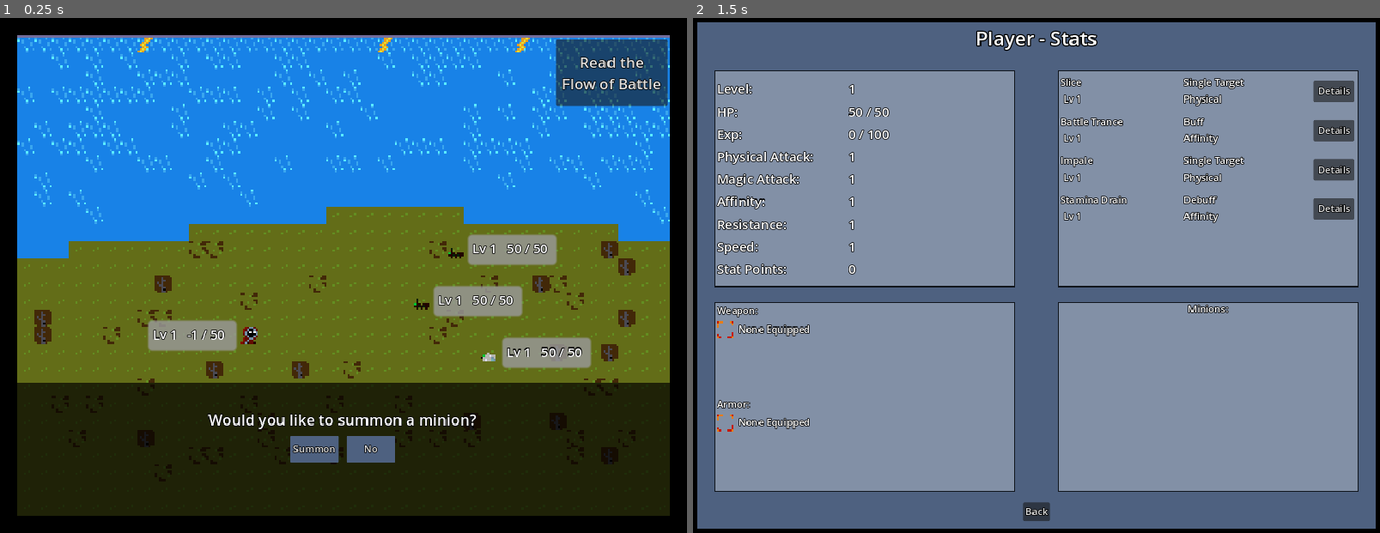
Above: before the commit, frames 1-2 (left to right).
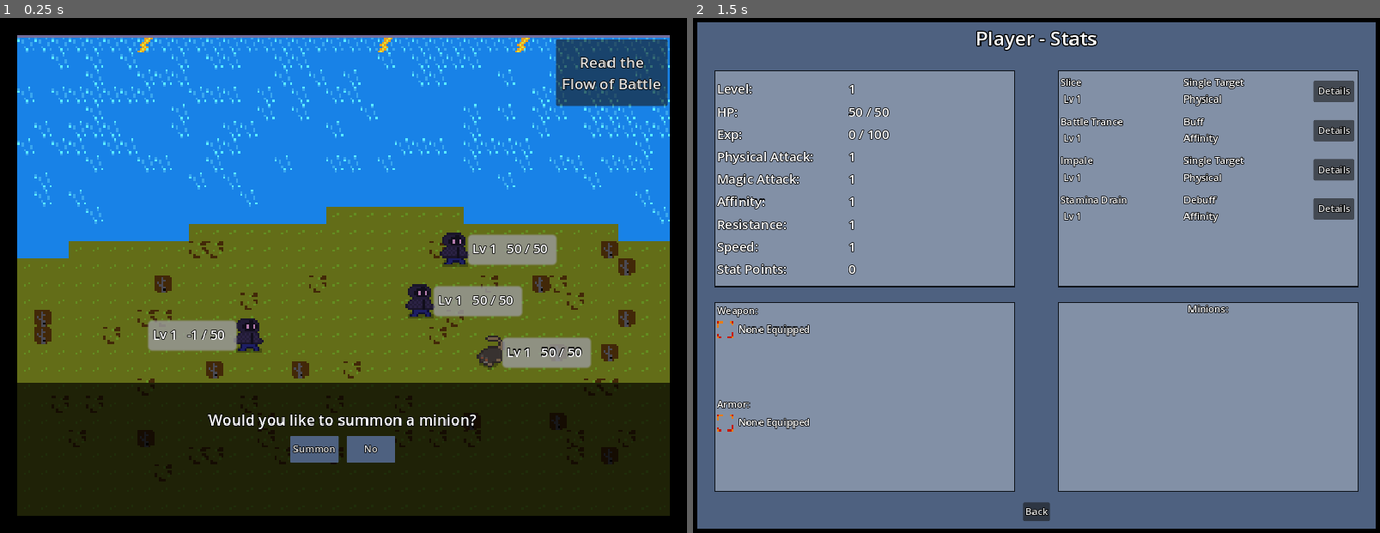
Above: after the commit, the same moments.

Repository: 123outerme/Shards-of-Grandeur
Game: Godot game, scene res://GameScenes/Battle.tscn
Same seed, same stepped clock (60 frames per second), same inputs: the game is played once before the commit and once after it. This scene is started directly instead of the project's main scene.
Inputs (mouse positions are in pixels of both pictures, inside the frame that each line leads up to):
- Up to frame 1 (0.25 s): no input
- Up to frame 2 (1.5 s): click (940, 337) at 0.5 s; click "Summon" at 1.25 s

The runs differ from the first frame. In frame 1, 0.8% of the frame differs, in the area x 34-74%, y 41-69%; in frame 2, nothing differs.

Commit message:
Add battle animations

Diff:
--- a/GameData/Combatants/ant.tres
+++ b/GameData/Combatants/ant.tres
@@ -1,9 +1,8 @@
-[gd_resource type="Resource" script_class="Combatant" load_steps=20 format=3 uid="uid://dak21fe0w5q3m"]
+[gd_resource type="Resource" script_class="Combatant" load_steps=18 format=3 uid="uid://dak21fe0w5q3m"]
 
 [ext_resource type="Resource" uid="uid://bjlcwbjqmmsp0" path="res://GameData/Items/Shard/ant_shard.tres" id="1_1msty"]
 [ext_resource type="Script" path="res://Scripts/Battle/Combatant.gd" id="1_ngepj"]
 [ext_resource type="Script" path="res://Scripts/Reward/Reward.gd" id="1_q0ynk"]
-[ext_resource type="Texture2D" uid="uid://p871kcr0eyx6" path="res://Graphics/SOUVUTU0.png" id="2_mctfp"]
 [ext_resource type="Script" path="res://Scripts/Battle/WeightedThings/WeightedReward.gd" id="2_wwg5g"]
 [ext_resource type="Script" path="res://Scripts/Battle/Stats.gd" id="3_jpupe"]
 [ext_resource type="Resource" uid="uid://jhhxu2gbjenp" path="res://GameData/Items/Armor/standard_issue_mail.tres" id="3_tcx1r"]
@@ -32,10 +31,6 @@
 script = ExtResource("2_wwg5g")
 reward = SubResource("Resource_fgrke")
 weight = 0.2
-
-[sub_resource type="AtlasTexture" id="AtlasTexture_78y7w"]
-atlas = ExtResource("2_mctfp")
-region = Rect2(72, 0, 8, 8)
 
 [sub_resource type="Resource" id="Resource_aus05"]
 script = ExtResource("3_jpupe")
@@ -70,11 +65,11 @@
 
 [resource]
 script = ExtResource("1_ngepj")
-sprite = SubResource("AtlasTexture_78y7w")
 nickname = ""
 stats = SubResource("Resource_aus05")
 currentHp = -1
 aiType = 4
+aiOverrideWeight = 0.35
 equipmentTable = Array[Resource("res://Scripts/Battle/WeightedThings/WeightedEquipment.gd")]([])
 teamTable = Array[ExtResource("4_w518t")]([SubResource("Resource_d55qo"), SubResource("Resource_3il2r"), SubResource("Resource_xdgd7")])
 dropTable = Array[ExtResource("2_wwg5g")]([SubResource("Resource_y24ox"), SubResource("Resource_j0nse")])
--- a/GameData/Combatants/player.tres
+++ b/GameData/Combatants/player.tres
@@ -1,16 +1,12 @@
-[gd_resource type="Resource" script_class="Combatant" load_steps=10 format=3 uid="uid://bpgc37i10vly7"]
+[gd_resource type="Resource" script_class="Combatant" load_steps=9 format=3 uid="uid://bpgc37i10vly7"]
 
 [ext_resource type="Script" path="res://Scripts/Battle/Combatant.gd" id="1_ds8ta"]
-[ext_resource type="Texture2D" uid="uid://p871kcr0eyx6" path="res://Graphics/SOUVUTU0.png" id="2_yfvmc"]
+[ext_resource type="SpriteFrames" uid="uid://gcii401b383q" path="res://Graphics/animations/Player.tres" id="2_rslue"]
 [ext_resource type="Script" path="res://Scripts/Battle/Stats.gd" id="3_6aala"]
 [ext_resource type="Resource" uid="uid://crei2j1v6q4jn" path="res://GameData/Moves/slice.tres" id="3_nhtum"]
 [ext_resource type="Resource" uid="uid://poj2favclae8" path="res://GameData/Moves/battle_trance.tres" id="4_wad5n"]
 [ext_resource type="Resource" uid="uid://dtco7uib2bx3l" path="res://GameData/Moves/impale.tres" id="5_caai4"]
 [ext_resource type="Resource" uid="uid://d3yj2khqaukni" path="res://GameData/Moves/stamina_drain.tres" id="6_io01r"]
-
-[sub_resource type="AtlasTexture" id="AtlasTexture_8qlx3"]
-atlas = ExtResource("2_yfvmc")
-region = Rect2(16, 8, 8, 8)
 
 [sub_resource type="Resource" id="Resource_7v8dd"]
 script = ExtResource("3_6aala")
@@ -30,7 +26,7 @@
 
 [resource]
 script = ExtResource("1_ds8ta")
-sprite = SubResource("AtlasTexture_8qlx3")
+spriteFrames = ExtResource("2_rslue")
 nickname = ""
 stats = SubResource("Resource_7v8dd")
 currentHp = -1
--- a/GameData/Combatants/rat.tres
+++ b/GameData/Combatants/rat.tres
@@ -1,12 +1,12 @@
-[gd_resource type="Resource" script_class="Combatant" load_steps=20 format=3 uid="uid://bhg4i01ukcdvd"]
+[gd_resource type="Resource" script_class="Combatant" load_steps=19 format=3 uid="uid://bhg4i01ukcdvd"]
 
 [ext_resource type="Resource" uid="uid://b2kq5fxmlo6yu" path="res://GameData/Items/Shard/rat_shard.tres" id="1_ew7yv"]
 [ext_resource type="Script" path="res://Scripts/Battle/Combatant.gd" id="1_gqtms"]
 [ext_resource type="Script" path="res://Scripts/Reward/Reward.gd" id="1_sro0k"]
 [ext_resource type="Script" path="res://Scripts/Battle/WeightedThings/WeightedReward.gd" id="2_sn1i1"]
 [ext_resource type="Resource" uid="uid://esbe7p26orvx" path="res://GameData/Items/Weapon/standard_issue_sword.tres" id="3_chyjv"]
+[ext_resource type="SpriteFrames" uid="uid://ckrlpy4ifbvap" path="res://Graphics/animations/Rat.tres" id="6_5a2u7"]
 [ext_resource type="Script" path="res://Scripts/Battle/WeightedThings/WeightedString.gd" id="6_7xnel"]
-[ext_resource type="Texture2D" uid="uid://p871kcr0eyx6" path="res://Graphics/SOUVUTU0.png" id="6_ltg86"]
 [ext_resource type="Script" path="res://Scripts/Battle/Stats.gd" id="7_sv8tt"]
 [ext_resource type="Resource" uid="uid://crei2j1v6q4jn" path="res://GameData/Moves/slice.tres" id="7_xsuwx"]
 [ext_resource type="Resource" uid="uid://poj2favclae8" path="res://GameData/Moves/battle_trance.tres" id="8_dlh3b"]
@@ -32,10 +32,6 @@
 script = ExtResource("2_sn1i1")
 reward = SubResource("Resource_7n7yi")
 weight = 0.2
-
-[sub_resource type="AtlasTexture" id="AtlasTexture_14hls"]
-atlas = ExtResource("6_ltg86")
-region = Rect2(72, 8, 8, 8)
 
 [sub_resource type="Resource" id="Resource_hula1"]
 script = ExtResource("7_sv8tt")
@@ -70,7 +66,7 @@
 
 [resource]
 script = ExtResource("1_gqtms")
-sprite = SubResource("AtlasTexture_14hls")
+spriteFrames = ExtResource("6_5a2u7")
 nickname = ""
 stats = SubResource("Resource_hula1")
 currentHp = -1
--- /dev/null
+++ b/Graphics/animations/Player.tres
@@ -0,0 +1,120 @@
+[gd_resource type="SpriteFrames" load_steps=17 format=3 uid="uid://gcii401b383q"]
+
+[ext_resource type="Texture2D" uid="uid://bn6rj3ceyxpqi" path="res://Graphics/player_attack.png" id="1_q6j54"]
+[ext_resource type="Texture2D" uid="uid://bib16nhg78kim" path="res://Graphics/player_walk.png" id="2_4jhtx"]
+
+[sub_resource type="AtlasTexture" id="AtlasTexture_6waf7"]
+atlas = ExtResource("1_q6j54")
+region = Rect2(0, 0, 16, 16)
+
+[sub_resource type="AtlasTexture" id="AtlasTexture_sn0wq"]
+atlas = ExtResource("1_q6j54")
+region = Rect2(16, 0, 16, 16)
+
+[sub_resource type="AtlasTexture" id="AtlasTexture_115ku"]
+atlas = ExtResource("1_q6j54")
+region = Rect2(32, 0, 16, 16)
+
+[sub_resource type="AtlasTexture" id="AtlasTexture_2klbv"]
+atlas = ExtResource("1_q6j54")
+region = Rect2(48, 0, 16, 16)
+
+[sub_resource type="AtlasTexture" id="AtlasTexture_nv7o2"]
+atlas = ExtResource("1_q6j54")
+region = Rect2(64, 0, 16, 16)
+
+[sub_resource type="AtlasTexture" id="AtlasTexture_basgg"]
+atlas = ExtResource("1_q6j54")
+region = Rect2(80, 0, 16, 16)
+
+[sub_resource type="AtlasTexture" id="AtlasTexture_eoqod"]
+atlas = ExtResource("1_q6j54")
+region = Rect2(96, 0, 16, 16)
+
+[sub_resource type="AtlasTexture" id="AtlasTexture_p10kv"]
+atlas = ExtResource("2_4jhtx")
+region = Rect2(0, 0, 16, 16)
+
+[sub_resource type="AtlasTexture" id="AtlasTexture_tawhr"]
+atlas = ExtResource("2_4jhtx")
+region = Rect2(0, 0, 16, 16)
+
+[sub_resource type="AtlasTexture" id="AtlasTexture_uyibp"]
+atlas = ExtResource("2_4jhtx")
+region = Rect2(16, 0, 16, 16)
+
+[sub_resource type="AtlasTexture" id="AtlasTexture_xj5x8"]
+atlas = ExtResource("2_4jhtx")
+region = Rect2(32, 0, 16, 16)
+
+[sub_resource type="AtlasTexture" id="AtlasTexture_ufnh6"]
+atlas = ExtResource("2_4jhtx")
+region = Rect2(48, 0, 16, 16)
+
+[sub_resource type="AtlasTexture" id="AtlasTexture_hnt3j"]
+atlas = ExtResource("2_4jhtx")
+region = Rect2(64, 0, 16, 16)
+
+[sub_resource type="AtlasTexture" id="AtlasTexture_n5dxq"]
+atlas = ExtResource("2_4jhtx")
+region = Rect2(80, 0, 16, 16)
+
+[resource]
+animations = [{
+"frames": [{
+"duration": 1.0,
+"texture": SubResource("AtlasTexture_6waf7")
+}, {
+"duration": 1.0,
+"texture": SubResource("AtlasTexture_sn0wq")
+}, {
+"duration": 1.0,
+"texture": SubResource("AtlasTexture_115ku")
+}, {
+"duration": 1.0,
+"texture": SubResource("AtlasTexture_2klbv")
+}, {
+"duration": 1.0,
+"texture": SubResource("AtlasTexture_nv7o2")
+}, {
+"duration": 1.0,
+"texture": SubResource("AtlasTexture_basgg")
+}, {
+"duration": 1.0,
+"texture": SubResource("AtlasTexture_eoqod")
+}],
+"loop": false,
+"name": &"attack",
+"speed": 5.0
+}, {
+"frames": [{
+"duration": 1.0,
+"texture": SubResource("AtlasTexture_p10kv")
+}],
+"loop": true,
+"name": &"stand",
+"speed": 5.0
+}, {
+"frames": [{
+"duration": 1.0,
+"texture": SubResource("AtlasTexture_tawhr")
+}, {
+"duration": 1.0,
+"texture": SubResource("AtlasTexture_uyibp")
+}, {
+"duration": 1.0,
+"texture": SubResource("AtlasTexture_xj5x8")
+}, {
+"duration": 1.0,
+"texture": SubResource("AtlasTexture_ufnh6")
+}, {
+"duration": 1.0,
+"texture": SubResource("AtlasTexture_hnt3j")
+}, {
+"duration": 1.0,
+"texture": SubResource("AtlasTexture_n5dxq")
+}],
+"loop": true,
+"name": &"walk",
+"speed": 5.0
+}]
--- a/Graphics/animations/PlayerWalk.tres
+++ /dev/null
@@ -1,65 +0,0 @@
-[gd_resource type="SpriteFrames" load_steps=9 format=3 uid="uid://gcii401b383q"]
-
-[ext_resource type="Texture2D" uid="uid://bib16nhg78kim" path="res://Graphics/player_walk.png" id="1_krklk"]
-
-[sub_resource type="AtlasTexture" id="AtlasTexture_p10kv"]
-atlas = ExtResource("1_krklk")
-region = Rect2(0, 0, 16, 16)
-
-[sub_resource type="AtlasTexture" id="AtlasTexture_tawhr"]
-atlas = ExtResource("1_krklk")
-region = Rect2(0, 0, 16, 16)
-
-[sub_resource type="AtlasTexture" id="AtlasTexture_uyibp"]
-atlas = ExtResource("1_krklk")
-region = Rect2(16, 0, 16, 16)
-
-[sub_resource type="AtlasTexture" id="AtlasTexture_xj5x8"]
-atlas = ExtResource("1_krklk")
-region = Rect2(32, 0, 16, 16)
-
-[sub_resource type="AtlasTexture" id="AtlasTexture_ufnh6"]
-atlas = ExtResource("1_krklk")
-region = Rect2(48, 0, 16, 16)
-
-[sub_resource type="AtlasTexture" id="AtlasTexture_hnt3j"]
-atlas = ExtResource("1_krklk")
-region = Rect2(64, 0, 16, 16)
-
-[sub_resource type="AtlasTexture" id="AtlasTexture_n5dxq"]
-atlas = ExtResource("1_krklk")
-region = Rect2(80, 0, 16, 16)
-
-[resource]
-animations = [{
-"frames": [{
-"duration": 1.0,
-"texture": SubResource("AtlasTexture_p10kv")
-}],
-"loop": true,
-"name": &"stand",
-"speed": 5.0
-}, {
-"frames": [{
-"duration": 1.0,
-"texture": SubResource("AtlasTexture_tawhr")
-}, {
-"duration": 1.0,
-"texture": SubResource("AtlasTexture_uyibp")
-}, {
-"duration": 1.0,
-"texture": SubResource("AtlasTexture_xj5x8")
-}, {
-"duration": 1.0,
-"texture": SubResource("AtlasTexture_ufnh6")
-}, {
-"duration": 1.0,
-"texture": SubResource("AtlasTexture_hnt3j")
-}, {
-"duration": 1.0,
-"texture": SubResource("AtlasTexture_n5dxq")
-}],
-"loop": true,
-"name": &"walk",
-"speed": 5.0
-}]
--- /dev/null
+++ b/Graphics/animations/Rat.tres
@@ -0,0 +1,71 @@
+[gd_resource type="SpriteFrames" load_steps=10 format=3 uid="uid://ckrlpy4ifbvap"]
+
+[ext_resource type="Texture2D" uid="uid://c22oc44ivh245" path="res://Graphics/rat_attack.png" id="1_sx67n"]
+[ext_resource type="Texture2D" uid="uid://ra20hb867klu" path="res://Graphics/rat_walk.png" id="2_dncdw"]
+
+[sub_resource type="AtlasTexture" id="AtlasTexture_3vy3n"]
+atlas = ExtResource("1_sx67n")
+region = Rect2(0, 0, 16, 16)
+
+[sub_resource type="AtlasTexture" id="AtlasTexture_4y775"]
+atlas = ExtResource("1_sx67n")
+region = Rect2(16, 0, 16, 16)
+
+[sub_resource type="AtlasTexture" id="AtlasTexture_ehlla"]
+atlas = ExtResource("1_sx67n")
+region = Rect2(32, 0, 16, 16)
+
+[sub_resource type="AtlasTexture" id="AtlasTexture_l7gdc"]
+atlas = ExtResource("1_sx67n")
+region = Rect2(48, 0, 16, 16)
+
+[sub_resource type="AtlasTexture" id="AtlasTexture_rriyq"]
+atlas = ExtResource("1_sx67n")
+region = Rect2(0, 0, 16, 16)
+
+[sub_resource type="AtlasTexture" id="AtlasTexture_5nw6e"]
+atlas = ExtResource("2_dncdw")
+region = Rect2(0, 0, 16, 16)
+
+[sub_resource type="AtlasTexture" id="AtlasTexture_xlaeh"]
+atlas = ExtResource("2_dncdw")
+region = Rect2(16, 0, 16, 16)
+
+[resource]
+animations = [{
+"frames": [{
+"duration": 1.0,
+"texture": SubResource("AtlasTexture_3vy3n")
+}, {
+"duration": 1.0,
+"texture": SubResource("AtlasTexture_4y775")
+}, {
+"duration": 1.0,
+"texture": SubResource("AtlasTexture_ehlla")
+}, {
+"duration": 1.0,
+"texture": SubResource("AtlasTexture_l7gdc")
+}],
+"loop": false,
+"name": &"attack",
+"speed": 5.0
+}, {
+"frames": [{
+"duration": 1.0,
+"texture": SubResource("AtlasTexture_rriyq")
+}],
+"loop": true,
+"name": &"stand",
+"speed": 5.0
+}, {
+"frames": [{
+"duration": 1.0,
+"texture": SubResource("AtlasTexture_5nw6e")
+}, {
+"duration": 1.0,
+"texture": SubResource("AtlasTexture_xlaeh")
+}],
+"loop": true,
+"name": &"walk",
+"speed": 5.0
+}]
--- a/Prefabs/Battle/CombatantNode.tscn
+++ b/Prefabs/Battle/CombatantNode.tscn
@@ -23,11 +23,11 @@
 corner_radius_bottom_right = 2
 corner_radius_bottom_left = 2
 
-[node name="CombatantNode" type="Node2D" node_paths=PackedStringArray("clickCombatantBtn", "selectCombatantBtn", "sprite", "hpTag", "lvText", "hpText") groups=["CombatantNode"]]
+[node name="CombatantNode" type="Node2D" node_paths=PackedStringArray("clickCombatantBtn", "selectCombatantBtn", "animatedSprite", "hpTag", "lvText", "hpText") groups=["CombatantNode"]]
 script = ExtResource("1_d8qkc")
 clickCombatantBtn = NodePath("ClickCombatantBtn")
 selectCombatantBtn = NodePath("SelectCombatantBtn")
-sprite = NodePath("CombatantSprite")
+animatedSprite = NodePath("AnimatedSprite")
 hpTag = NodePath("HPTag")
 lvText = NodePath("HPTag/LvText")
 hpText = NodePath("HPTag/LvText/HPText")
@@ -57,7 +57,11 @@
 stretch_mode = 0
 
 [node name="CombatantSprite" type="Sprite2D" parent="."]
+visible = false
 texture = SubResource("AtlasTexture_e22wm")
+
+[node name="AnimatedSprite" type="AnimatedSprite2D" parent="."]
+animation = &"stand"
 
 [node name="HPTag" type="Panel" parent="."]
 custom_minimum_size = Vector2(40, 0)
@@ -105,3 +109,4 @@
 
 [connection signal="pressed" from="ClickCombatantBtn" to="." method="_on_click_combatant_btn_pressed"]
 [connection signal="toggled" from="SelectCombatantBtn" to="." method="_on_select_combatant_btn_toggled"]
+[connection signal="animation_finished" from="AnimatedSprite" to="." method="_on_animated_sprite_animation_finished"]
--- a/Prefabs/Entities/Player.tscn
+++ b/Prefabs/Entities/Player.tscn
@@ -2,7 +2,7 @@
 
 [ext_resource type="Script" path="res://Scripts/Player/PlayerController.gd" id="1_m8p6c"]
 [ext_resource type="Texture2D" uid="uid://cocecamiaesyj" path="res://Graphics/player.png" id="2_cjp5p"]
-[ext_resource type="SpriteFrames" uid="uid://gcii401b383q" path="res://Graphics/animations/PlayerWalk.tres" id="3_i10j5"]
+[ext_resource type="SpriteFrames" uid="uid://gcii401b383q" path="res://Graphics/animations/Player.tres" id="3_hnc4w"]
 [ext_resource type="PackedScene" uid="uid://dx00oa0dadpvj" path="res://Prefabs/UI/TextBox.tscn" id="3_ljo0p"]
 [ext_resource type="PackedScene" uid="uid://qv1m7rspcxl3" path="res://Prefabs/UI/Quests/QuestsPanel.tscn" id="5_q3a5u"]
 [ext_resource type="PackedScene" uid="uid://dhtqpe8pcg80v" path="res://Prefabs/UI/Stats/StatsPanel.tscn" id="6_a850r"]
@@ -27,8 +27,8 @@
 texture = ExtResource("2_cjp5p")
 
 [node name="AnimatedPlayerSprite" type="AnimatedSprite2D" parent="."]
-sprite_frames = ExtResource("3_i10j5")
-animation = &"stand"
+sprite_frames = ExtResource("3_hnc4w")
+animation = &"walk"
 autoplay = "stand"
 speed_scale = 2.0
 
--- a/Prefabs/Maps/TestMap3.tscn
+++ b/Prefabs/Maps/TestMap3.tscn
@@ -1,6 +1,15 @@
-[gd_scene load_steps=2 format=3 uid="uid://chea0046uctgc"]
+[gd_scene load_steps=6 format=3 uid="uid://chea0046uctgc"]
 
 [ext_resource type="TileSet" uid="uid://ccf5vxiigjqru" path="res://Graphics/Test16Tileset.tres" id="1_6yr5t"]
+[ext_resource type="PackedScene" uid="uid://qx5fovogo7h3" path="res://Prefabs/Entities/EnemySpawner.tscn" id="2_1l8um"]
+[ext_resource type="Script" path="res://Scripts/OverworldEnemy/SpawnerData.gd" id="3_2wtv2"]
+[ext_resource type="Resource" uid="uid://bhg4i01ukcdvd" path="res://GameData/Combatants/rat.tres" id="4_hofab"]
+
+[sub_resource type="Resource" id="Resource_ix4ns"]
+script = ExtResource("3_2wtv2")
+spawnerId = "testmap3rat"
+disabled = false
+spawnedLastEncounter = false
 
 [node name="OverworldMap" type="Node2D"]
 
@@ -25,3 +34,9 @@
 layer_2/y_sort_origin = 0
 layer_2/z_index = 0
 layer_2/tile_data = PackedInt32Array(-131070, 65537, 0, -65538, 65537, 0, -196609, 2, 0, -262144, 65538, 0, -262143, 13 …(1733 unchanged characters)…
+
+[node name="EnemySpawner" parent="TileMap" node_paths=PackedStringArray("tilemap") instance=ExtResource("2_1l8um")]
+position = Vector2(71, 40)
+spawnerData = SubResource("Resource_ix4ns")
+combatant = ExtResource("4_hofab")
+tilemap = NodePath("..")
--- a/Scripts/Battle/BattleScene/BattleCommand.gd
+++ b/Scripts/Battle/BattleScene/BattleCommand.gd
@@ -271,7 +271,8 @@
 						resultsText += ' and afflicting ' + move.statusEffect.status_effect_to_string()
 				else:
 					if type == Type.MOVE and move.statusEffect != null:
-						if does_target_get_status(user, i) and target.statusEffect.type == move.statusEffect.type:
+						if move.statusEffect != null and target.statusEffect != null and \
+								does_target_get_status(user, i) and target.statusEffect.type == move.statusEffect.type:
 							resultsText += 'afflicting '
 						else:
 							resultsText += 'failing to afflict '
--- a/Scripts/Battle/BattleScene/TurnExecutor.gd
+++ b/Scripts/Battle/BattleScene/TurnExecutor.gd
@@ -78,6 +78,10 @@
 			if combatant.statusEffect != null:
 				text += ' ' + combatant.statusEffect.get_status_effect_str(combatant, BattleCommand.ApplyTiming.AFTER_DMG_CALC)
 
+		for combatantNode in allCombatants:
+			if combatantNode.combatant == combatant:
+				combatantNode.play_animation('attack')
+
 	battleUI.results.show_text(text)
 	return text != ''
 
--- a/Scripts/Battle/Combatant.gd
+++ b/Scripts/Battle/Combatant.gd
@@ -10,7 +10,7 @@
 }
 
 @export_category("Combatant - Sprite")
-@export var sprite: Texture2D = null
+@export var spriteFrames: SpriteFrames = null
 
 @export_category("Combatant - Stats")
 @export var nickname: String = ''
@@ -62,7 +62,7 @@
 		currentHp = stats.maxHp
 	statChanges = i_statChanges
 	statusEffect = i_statusEffect
-	sprite = i_sprite
+	spriteFrames = i_sprite
 	aiType = i_aiType
 	aiOverrideWeight = i_overrideWeight
 	equipmentTable = i_equipmentTable
@@ -132,7 +132,7 @@
 	else:
 		statusEffect = null
 
-	sprite = c.sprite
+	spriteFrames = c.spriteFrames
 	aiType = c.aiType
 	aiOverrideWeight = c.aiOverrideWeight
 	equipmentTable = c.equipmentTable.duplicate(false)
--- a/Scripts/Battle/CombatantNode.gd
+++ b/Scripts/Battle/CombatantNode.gd
@@ -20,7 +20,8 @@
 @export_category("CombatantNode - Tree")
 @export var clickCombatantBtn: TextureButton
 @export var selectCombatantBtn: TextureButton
-@export var sprite: Sprite2D
+#@export var sprite: Sprite2D
+@export var animatedSprite: AnimatedSprite2D
 @export var hpTag: Panel
 @export var lvText: RichTextLabel
 @export var hpText: RichTextLabel
@@ -34,8 +35,11 @@
 		visible = false
 	else:
 		visible = true
-		sprite.texture = combatant.sprite
-		sprite.flip_h = (leftSide and not spriteFacesRight) or (not leftSide and spriteFacesRight)
+		animatedSprite.sprite_frames = combatant.spriteFrames
+		if combatant.spriteFrames == null:
+			animatedSprite.sprite_frames = load("res://Graphics/animations/Player.tres")
+		animatedSprite.play('stand')
+		animatedSprite.flip_h = (leftSide and not spriteFacesRight) or (not leftSide and spriteFacesRight)
 		update_hp_tag()
 		update_select_btn(false)
 		clickCombatantBtn.disabled = role == Role.ENEMY # don't let the player see the raw stats/moves of enemies
@@ -62,7 +66,7 @@
 
 	selectCombatantBtn.visible = showing
 	selectCombatantBtn.disabled = disable
-	selectCombatantBtn.size = combatant.sprite.get_size() + Vector2(4, 4) # set size of selecting button to sprite size + 4px
+	selectCombatantBtn.size = Vector2(16,16) + Vector2(4, 4) # set size of selecting button to sprite size + 4px
 	selectCombatantBtn.position = -0.5 * selectCombatantBtn.size # center button
 
 func set_selected(selected: bool = true):
@@ -70,6 +74,9 @@
 
 func is_selected() -> bool:
 	return selectCombatantBtn.button_pressed
+
+func play_animation(animationName: String):
+	animatedSprite.play(animationName)
 
 func get_targetable_combatant_nodes(allCombatantNodes: Array[CombatantNode], targets: BattleCommand.Targets) -> Array[CombatantNode]:
 	if targets == BattleCommand.Targets.SELF:
@@ -208,3 +215,6 @@
 func _on_click_combatant_btn_pressed():
 	print('show details for ', combatant.save_name())
 	details_clicked.emit(self)
+
+func _on_animated_sprite_animation_finished():
+	animatedSprite.play('stand')
--- a/Scripts/OverworldEnemy/OverworldEnemy.gd
+++ b/Scripts/OverworldEnemy/OverworldEnemy.gd
@@ -13,7 +13,7 @@
 var patrolRange: float
 var encounteredPlayer: bool = false
 
-@onready var enemySprite: Sprite2D = get_node("EnemySprite")
+@onready var enemySprite: AnimatedSprite2D = get_node("AnimatedEnemySprite")
 @onready var navAgent: NavigationAgent2D = get_node("NavAgent")
 
 # NOTE: for saving data, the complete filepath comes from the EnemySpawner itself to preserve spawner state
@@ -21,7 +21,7 @@
 
 func _ready():
 	combatant = enemyData.combatant
-	enemySprite.texture = combatant.sprite
+	enemySprite.sprite_frames = combatant.spriteFrames
 	position = enemyData.position
 	disableMovement = enemyData.disableMovement
 
@@ -34,6 +34,12 @@
 		if vel.length() > maxSpeed * delta:
 			vel = vel.normalized() * maxSpeed * delta
 		position += vel
+		if vel.x < 0:
+			enemySprite.flip_h = false
+		if vel.x > 0:
+			enemySprite.flip_h = true
+		if vel.length() > 0:
+			enemySprite.play('walk')
 
 func get_next_patrol_target():
 	if SceneLoader.mapLoader != null and not SceneLoader.mapLoader.mapNavReady:
Binary file added: Graphics/player_attack.png
Not shown, added: Graphics/player_attack.png.import
Binary file added: Graphics/rat_attack.png
Not shown, added: Graphics/rat_attack.png.import
Binary file added: Graphics/rat_walk.png
Not shown, added: Graphics/rat_walk.png.import
